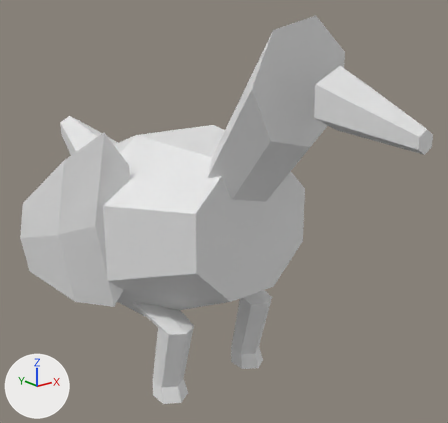
Two versions of the OBJ model data/animals/galinha/sleep/0.obj, one commit apart.
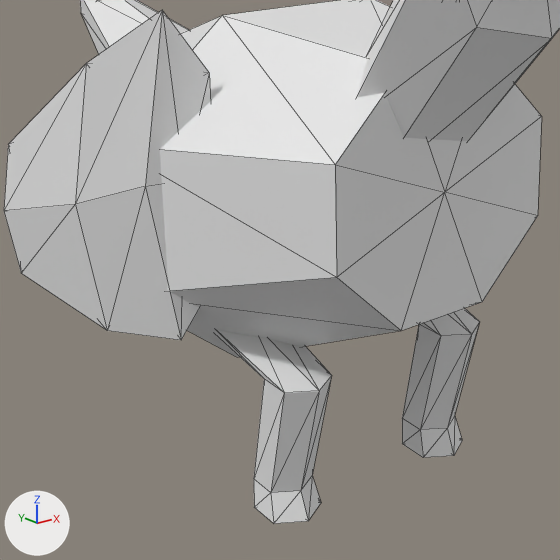
There are two pictures of each version: one whole from a 50 mm camera at (-0.461, -0.676, 0.479) aimed at (0.049, -0.04, 0.225), one close up on the part from 4% to 70% of the width and 30% to 100% of the height. The axes (+X, +Y, +Z) are drawn at lower left. The lights are the same throughout. The older version's two pictures come first. The close-ups show mesh edges as thin lines. Where no turn or scale is listed for an object, it has been applied to the vertices.

The first close-up shows 'galinha_sleep_0'.
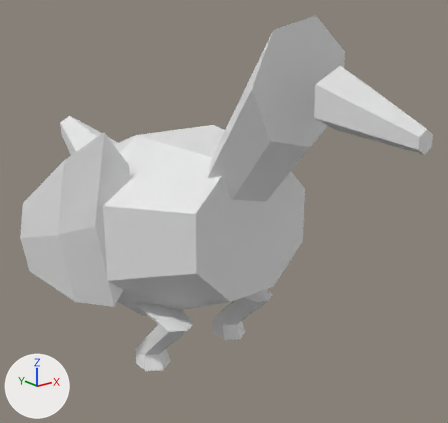
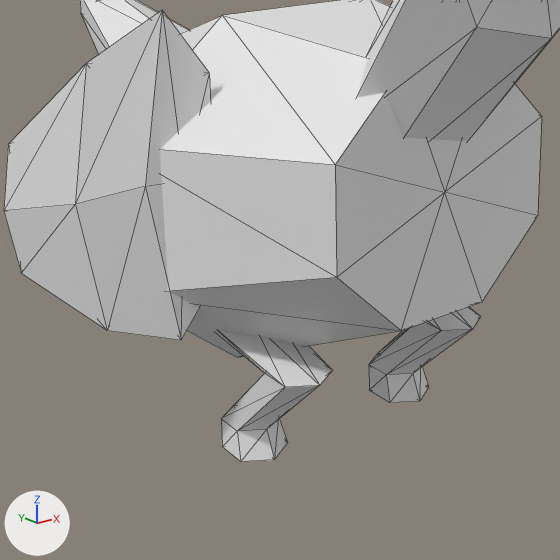
The newer file is also turned or shifted as a whole; pictures and numbers use the older file's frame.

Diff of the bpy script that builds the scene:
```diff
--- a/data/animals/galinha/sleep/0.obj.py
+++ b/data/animals/galinha/sleep/0.obj.py
@@ me_galinha_sleep_0 @@
 # used by ob_galinha_sleep_0; location = (0.0, 0.0, 0.0)
-me_galinha_sleep_0.from_pydata(...)  # 156 vertices, 280 faces; spans x -0.202..0.2, y -0.35..0.363, z 0.0..0.481
+me_galinha_sleep_0.from_pydata(...)  # 156 vertices, 280 faces; spans x -0.202..0.2, y -0.35..0.363, z 0.029..0.481
+# me_galinha_sleep_0 part 1: all 12 vertices in x -0.086..0.086, y -0.112..-0.064, z 0.107 are moved by (0.0, -0.001, 0.004)
+# me_galinha_sleep_0 part 2: all 2 vertices in x -0.067..0.067, y -0.096, z 0.0 are moved by (0.0, 0.04, 0.029)
+# me_galinha_sleep_0 part 3: all 24 vertices in x -0.087..0.087, y -0.088..-0.044, z 0.0..0.02 are moved by (0.0, 0.041, 0.029)
```

Boxes (x1, y1, x2, y2) around the edits, measured in the close-ups (560 x 560 px; the box of a moved part takes in the faces that stretch with it):
'galinha_sleep_0', reshaped
    before: (4, 0, 560, 524)
    after: (4, 0, 560, 462)
part 1 of me_galinha_sleep_0, moved or reshaped
    before: (214, 308, 480, 493)
    after: (216, 307, 481, 431)
part 2 of me_galinha_sleep_0, moved or reshaped
    before: (274, 415, 462, 524)
    after: (241, 367, 429, 462)
part 3 of me_galinha_sleep_0, moved or reshaped
    before: (254, 418, 447, 523)
    after: (221, 365, 412, 461)
